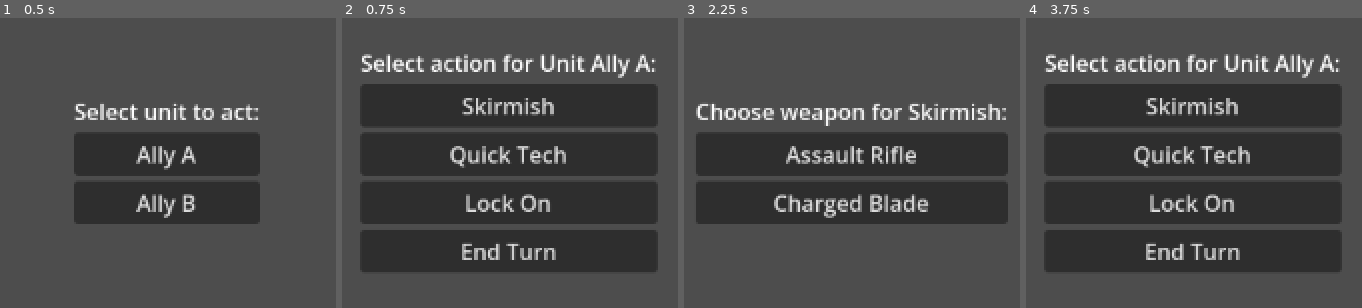
Above: before the commit, frames 1-4 (left to right).
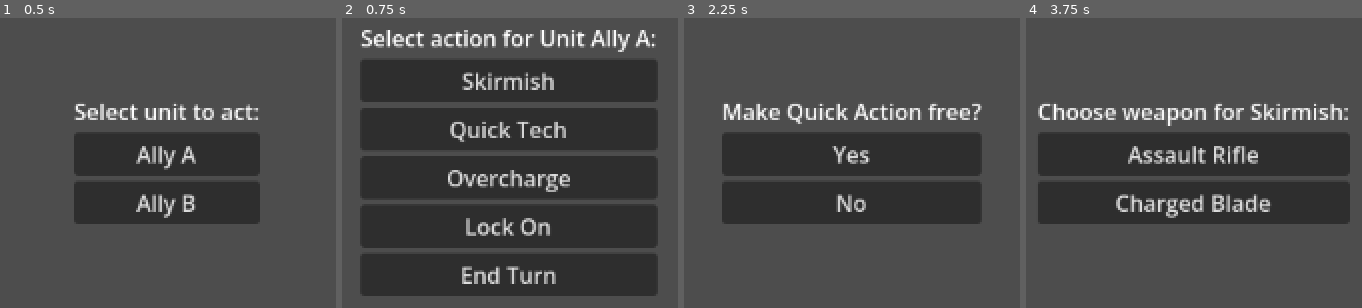
Above: after the commit, the same moments.

Repository: CimmerianHydra/basilisk
Game: Godot game, scene res://battle.tscn
Two runs of this game, one before a commit and one after it. Both use one fixed random seed, a clock stepped at 60 frames per second and the inputs below.
Inputs (mouse positions are in pixels of both pictures, inside the frame that each line leads up to):
- Up to frame 1 (0.5 s): no input
- Up to frame 2 (0.75 s): click "Ally A" at 0.5 s
- Up to frame 3 (2.25 s): click (852, 177) at 1.25 s, where only the run after the commit has a clickable "Overcharge"; click "Skirmish" at 2 s
- Up to frame 4 (3.75 s): click (1194, 154) at 2.75 s, where only the run before the commit has a clickable "Assault Rifle"; click (1194, 128) at 3.5 s, where only the run before the commit has a clickable "Ally A"

Frame 1 is identical in both runs. In frame 2, 31% of the frame differs, in the area x 5-95%, y 4-96%; in frame 3, 11%; in frame 4, 32%, in the area x 3-97%, y 12-88%.

Commit message:
Added modifiers

Diff:
--- a/engine/actions/battle_action.gd
+++ b/engine/actions/battle_action.gd
@@ -2,9 +2,30 @@
 class_name BattleAction
 
 var _unit : Unit
+var _ctx : Dictionary
 
 func _init(unit : Unit) -> void:
 	_unit = unit
 
 func execute() -> void: await ""
+func is_available() -> bool: return true
+
+func set_ctx(key, value) -> void: _ctx[key] = value
+func get_ctx(key, default = null) -> Variant:
+	if not _ctx.has(key):
+		push_error("Context of BattleAction %s does not have a %s key." % [display_name(), key] )
+		return default
+	else: return _ctx[key]
+
+func set_window(name : String): set_ctx("window", name)
+
+func apply_modifiers(filter : Callable = func(_x): return true):
+	var mods = BattleEngine.world.get_modifiers(filter)
+	for mod in mods:
+		await mod.apply(_ctx)
+
+func phase(name : String, mod_filter : Callable = func(_x): return true):
+	set_window(name)
+	await apply_modifiers(mod_filter)
+
 func display_name() -> String: return "..."
--- a/engine/actions/end_turn.gd
+++ b/engine/actions/end_turn.gd
@@ -4,5 +4,7 @@
 func execute() -> void:
 	print("Unit %s's turn ends." % [_unit.display_name()])
 	_unit._activations -= 1
+	set_ctx("actor", _unit)
+	await phase("turn_end")
 
 func display_name() -> String: return "End Turn"
--- a/engine/actions/lock_on.gd
+++ b/engine/actions/give_lock_on.gd
@@ -1,8 +1,9 @@
 extends BattleAction
-class_name LockOn
+class_name GiveLockOn
 
 func execute() -> void:
 	var target : Unit = await BattleEngine.ask(_unit._controller, BattleEngine.world.get_units(), "Choose target:")
-	print("Unit %s Locks On to Unit %s!" % [_unit.display_name(), target.display_name()])
+	var lock_on := LockOn.new(target)
+	target.add_modifier(lock_on)
 
 func display_name() -> String: return "Lock On"
--- /dev/null
+++ b/engine/actions/overcharge.gd
@@ -0,0 +1,8 @@
+extends BattleAction
+class_name Overcharge
+
+func execute() -> void:
+	var oc := Overcharged.new(_unit)
+	_unit.add_modifier(oc)
+
+func display_name() -> String: return "Overcharge"
--- a/engine/actions/skirmish.gd
+++ b/engine/actions/skirmish.gd
@@ -3,8 +3,20 @@
 
 func execute() -> void:
 	print("Unit %s skirmishes!" % [_unit.display_name()])
+
+	set_ctx("actor", _unit)
+	set_ctx("action_cost", 1)
+	await phase("quick_action")
+	_unit._quick_actions -= get_ctx("action_cost")
+
+	set_ctx("attacker", _unit)
 	var weapon : WeaponDefinition = await BattleEngine.ask(_unit._controller, _unit._weapons, "Choose weapon for Skirmish:")
+	set_ctx("weapon", weapon)
 	var target : Unit = await BattleEngine.ask(_unit._controller, BattleEngine.world.get_units(), "Choose target:")
+	set_ctx("target", target)
+	await phase("attack_roll")
+
+	await phase("damage_roll")
 	target.apply_damage(weapon.damage_die_sides, weapon.damage_type)
 
 func display_name() -> String: return "Skirmish"
--- a/engine/battle_engine.gd
+++ b/engine/battle_engine.gd
@@ -40,9 +40,18 @@
 			units,
 			"Select unit to act:")
 
+		# Notify all mods about the fact that the unit's turn is starting
+		var mods = world.get_modifiers()
+		for mod in mods:
+			await mod.apply({
+				"window" : "turn_start",
+				"actor" : unit})
+
+		var actions = unit.available_actions()
+
 		while total_acts > 0:
 			var action: BattleAction = await ask(controller,
-				unit.available_actions(),
+				actions,
 				"Select action for Unit %s:" % unit._name)
 
 			await action.execute()
--- /dev/null
+++ b/engine/modifiers/lock_on.gd
@@ -0,0 +1,15 @@
+extends Modifier
+class_name LockOn
+
+var _target : Unit
+
+func _init(target : Unit) -> void:
+	_target = target
+	_ticks = -1
+
+func apply(ctx : Dictionary):
+	if not ctx["window"] == "attack_roll": return
+	if not ctx["target"] == _target: return
+	var consumed = await BattleEngine.ask(ctx["attacker"]._controller, [true, false], "Consume Lock On?")
+	ctx["lock_on_consumed"] = consumed
+	tick_zero()
--- /dev/null
+++ b/engine/modifiers/modifier.gd
@@ -0,0 +1,9 @@
+extends RefCounted
+class_name Modifier
+
+var _ticks := -1 # How many remaining ticks of duration the modifier has. Negative = infinite duration
+
+func apply(_ctx : Dictionary) -> void: return
+func tick_down(): _ticks -= 1
+func tick_up(): _ticks += 1
+func tick_zero(): _ticks = 0
--- /dev/null
+++ b/engine/modifiers/overcharged.gd
@@ -0,0 +1,21 @@
+extends Modifier
+class_name Overcharged
+
+var _target : Unit
+
+func _init(target : Unit) -> void:
+	_target = target
+	_ticks = 1
+
+func apply(ctx : Dictionary):
+	match ctx["window"]:
+		"quick_action":
+			if not ctx["actor"] == _target: return
+			var use = await BattleEngine.ask(ctx["actor"]._controller, [true, false], "Make Quick Action free?")
+			if use:
+				ctx["action_cost"] = 0
+				ctx["free_from_overcharge"] = true
+				tick_zero()
+		"turn_end":
+			if not ctx["actor"] == _target: return
+			tick_down()
--- a/engine/unit/unit.gd
+++ b/engine/unit/unit.gd
@@ -20,7 +20,8 @@
 var _activations : int = 1
 var _quick_actions : int = 2
 
-
+## MODIFIERS
+var _modifiers : Array[Modifier]
 
 func _init(name, frame : FrameDefinition = FrameDefinition.new()) -> void:
 	_name = name
@@ -30,22 +31,24 @@
 func set_controller(controller : Controller) -> void:
 	_controller = controller
 
-func available_actions():
-	# In the future there will be more
+func available_actions() -> Array[BattleAction]:
+	var general_actions : Array[BattleAction] = []
 	if _controller is HumanController:
-		return [
+		general_actions = [
 			Skirmish.new(self),
 			QuickTech.new(self),
-			LockOn.new(self),
+			Overcharge.new(self),
+			GiveLockOn.new(self),
 			EndTurnAction.new(self)
 			]
 	else:
-		return [
+		general_actions = [
 			Skirmish.new(self),
 			QuickTech.new(self),
-			LockOn.new(self),
+			GiveLockOn.new(self),
 			EndTurnAction.new(self)
 			]
+	return general_actions
 
 func get_evasion() -> int:
 	return _frame.evasion
@@ -68,4 +71,15 @@
 	set_hp(get_hp() - amount)
 	print("Unit %s took %s %s damage." % [_name, amount, Damage.display_name(type)])
 
+
+
+func add_modifier(mod : Modifier) -> void:
+	_modifiers.append(mod)
+
+func get_modifiers() -> Array[Modifier]:
+	# Clean up first so we never hand over expired mods
+	for mod in _modifiers.duplicate():
+		if mod._ticks == 0: _modifiers.erase(mod)
+	return _modifiers
+
 func display_name() -> String: return _name
--- a/engine/world.gd
+++ b/engine/world.gd
@@ -5,7 +5,7 @@
 var _grid
 
 var _rng : RandomNumberGenerator
-
+var _mod : Array[Modifier]
 
 
 func _init(rng_seed : int = 0) -> void:
@@ -19,3 +19,9 @@
 
 func add_unit(unit : Unit):
 	_units.append(unit)
+
+func get_modifiers(filter : Callable = func(_x): return true):
+	var to_return = []
+	to_return.append_array(_mod)
+	for u in get_units(): to_return.append_array(u.get_modifiers())
+	return to_return.filter(filter)
Renamed: engine/actions/lock_on.gd.uid -> engine/actions/give_lock_on.gd.uid
Not shown, added: engine/actions/overcharge.gd.uid
Not shown, added: engine/modifiers/lock_on.gd.uid
Not shown, added: engine/modifiers/modifier.gd.uid
Not shown, added: engine/modifiers/overcharged.gd.uid
